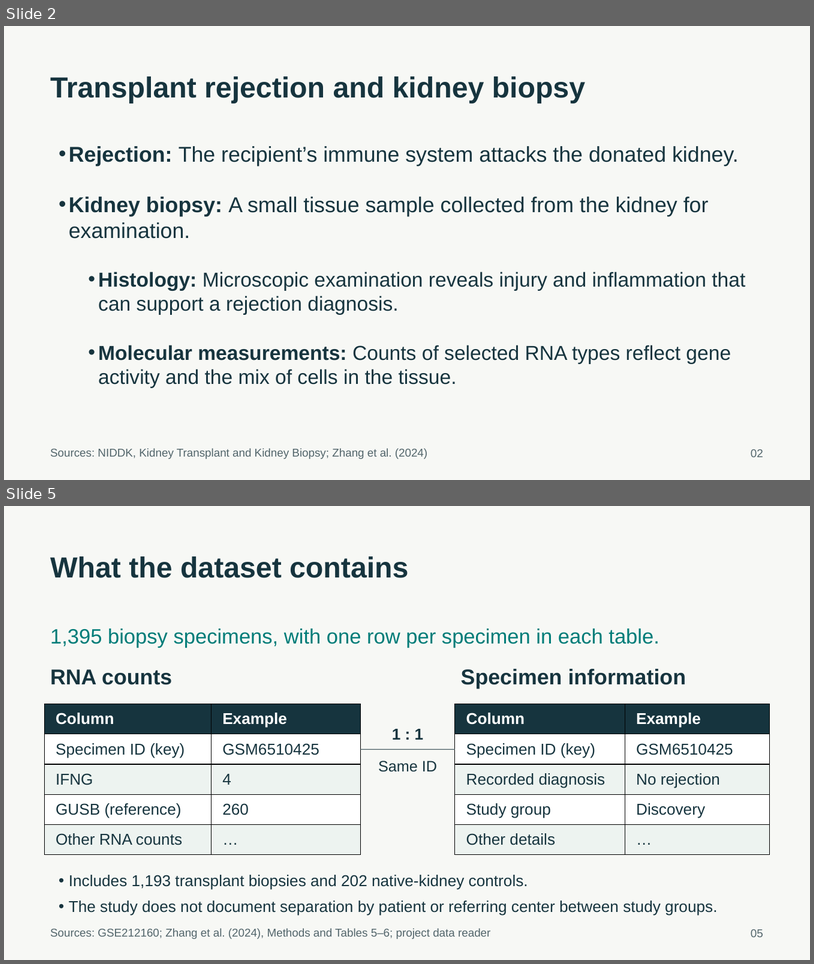
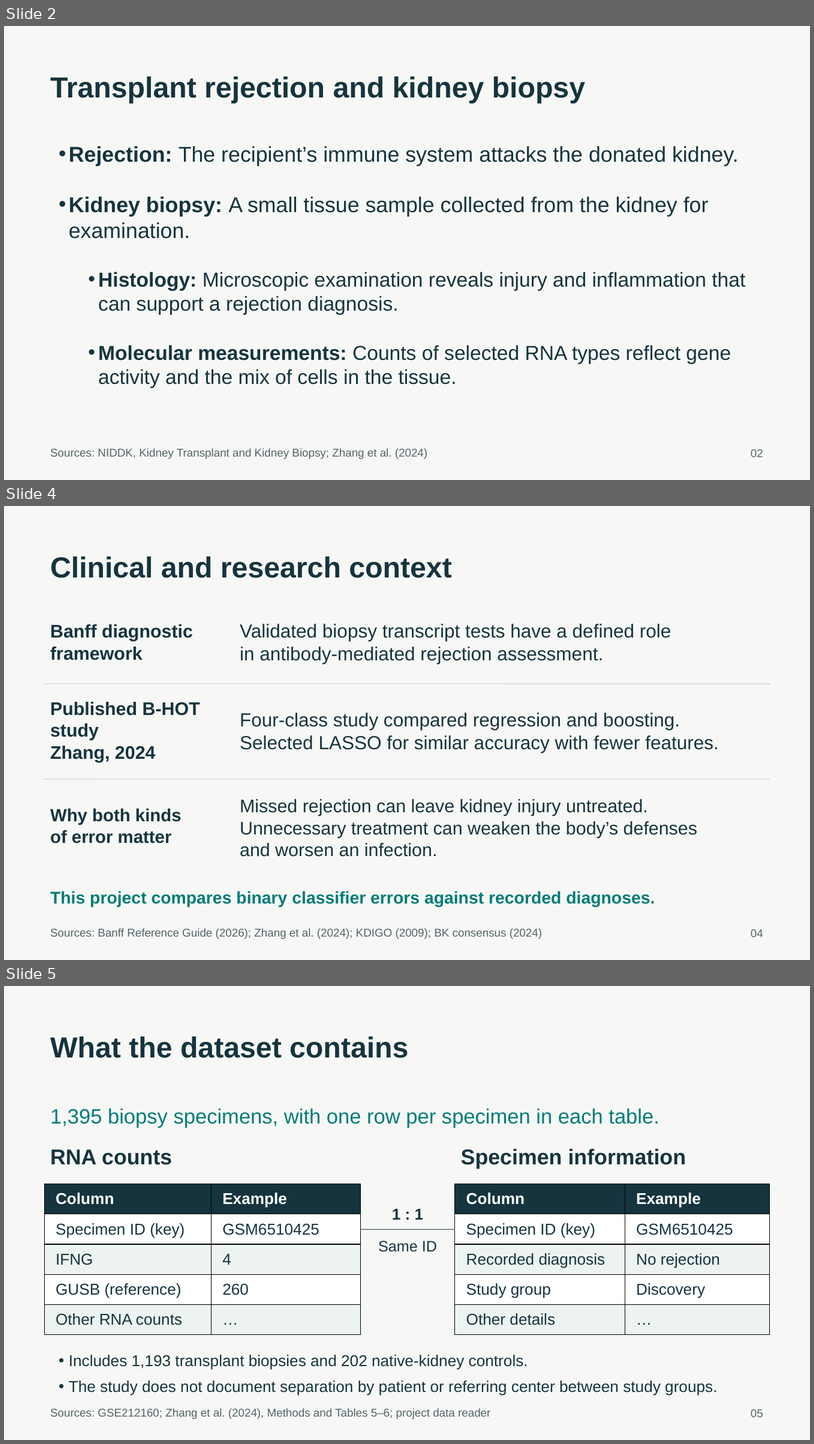
Before and after one commit to ca34525/Kidney-Biopsy-Rejection-Classifier, a slide deck: presentation/unos_kidney_biopsy.pptx. Shown one above the other, each under a label of ours: slides 2 and 5 before the commit, slides 2, 4 and 5 after it; the slides between them are not shown. The pictures are 814x964 and 814x1444 pixels, drawn with LibreOffice and Linux fonts; fonts in the diff are those of the drawing. Boxes give left, top, right and bottom in pixels: in the first picture for what was removed or moved away, otherwise in the second. Text is boxed around its words. In the diff, an @@ line names an element or a change of style, - is before the commit and + after.

Commit message:
Reframe project purpose and clarify classifier selection evidence

```diff
--- a/presentation/unos_kidney_biopsy.pptx
+++ b/presentation/unos_kidney_biopsy.pptx
@@ slide 4 added at (4,506,810,960), background #F7F8F5 @@
@@ text added at (50,556,452,578), 34.5 pt, text #16343E, bold @@
+Clinical and research context
@@ text added at (50,624,193,660), 21.8 pt, text #16343E, bold @@
+Banff diagnostic
+framework
@@ text added at (240,624,672,664), 22.5 pt, text #16343E @@
+Validated biopsy transcript tests have a defined role
+in antibody-mediated rejection assessment.
@@ line added from (45, 684) to (770, 684), #CEDBD7 0.9 pt @@
@@ text added at (50,702,200,762), 21.8 pt, text #16343E, bold @@
+Published B-HOT study
+Zhang, 2024
@@ text added at (240,712,719,753), 22.5 pt, text #16343E @@
+Four-class study compared regression and boosting.
+Selected LASSO for similar accuracy with fewer features.
@@ line added from (45, 779) to (770, 779), #CEDBD7 0.9 pt @@
@@ text added at (50,808,182,843), 21 pt, text #16343E, bold @@
+Why both kinds
+of error matter
@@ text added at (240,799,698,856), 21.8 pt, text #16343E @@
+Missed rejection can leave kidney injury untreated.
+Unnecessary treatment can weaken the body’s defenses
+and worsen an infection.
@@ text added at (50,891,655,907), 20.2 pt, text #007C78, bold @@
+This project compares binary classifier errors against recorded diagnoses.
@@ text added at (50,928,542,939), 13.5 pt, text #52656B @@
+Sources: Banff Reference Guide (2026); Zhang et al. (2024); KDIGO (2009); BK consensus (2024)
@@ text added at (751,929,764,937), 13.5 pt, text #52656B @@
+04
```
Also in this commit, not shown: 3 slides changed, 1 other slide added, 2 slides removed, 24 other files.
